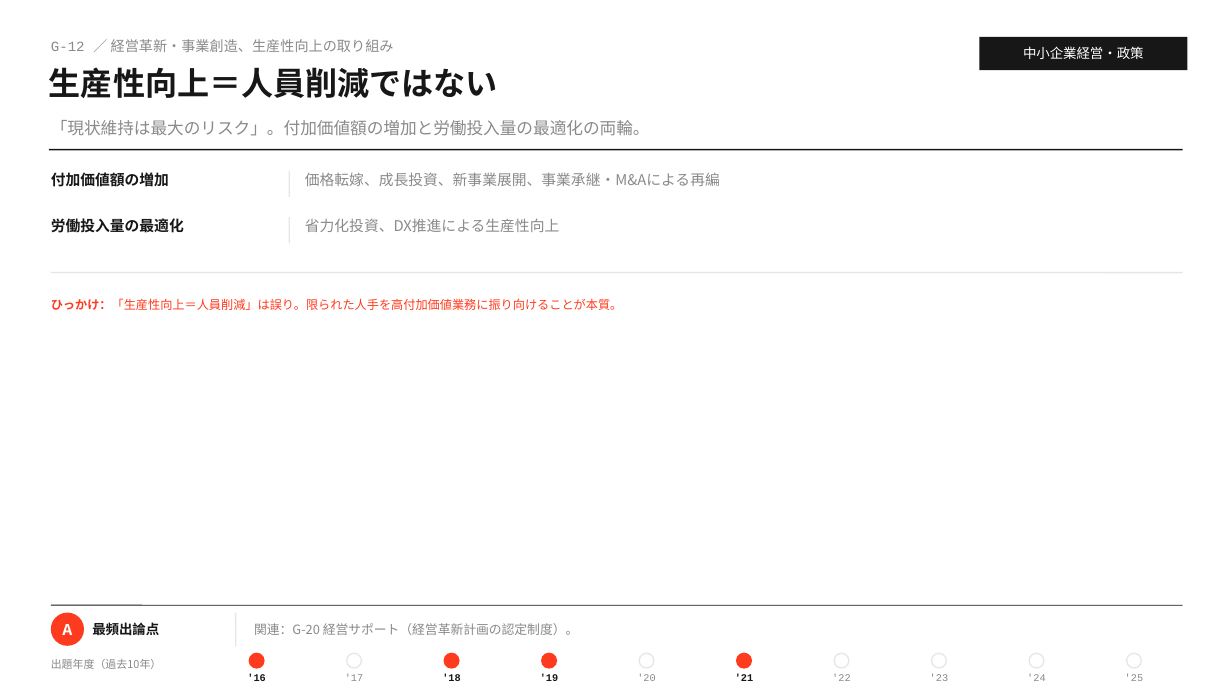
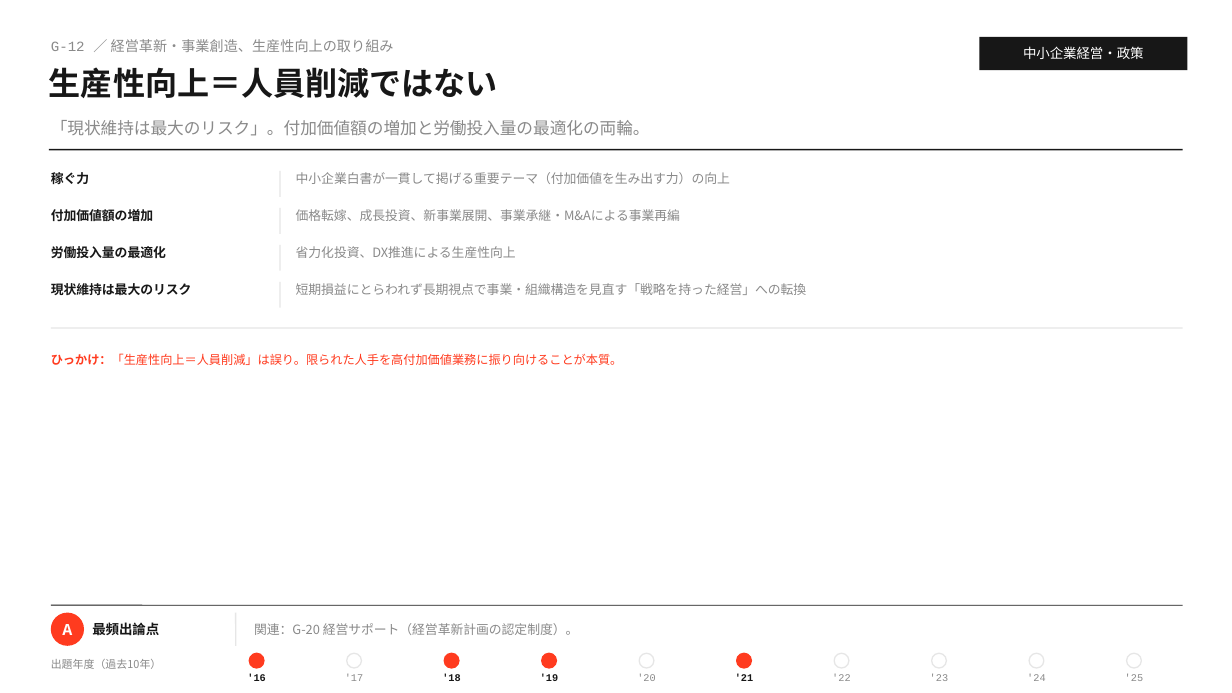
Before and after one commit to MasatoshiSano/SMEC, a slide deck: slide 20 of slides/1st_stage/G_sme_management_policy.pptx. Drawn at 1232x693 pixels with LibreOffice and Linux fonts; fonts in the diff are those of the drawing. Boxes give left, top, right and bottom in pixels: in the first picture for what was removed or moved away, otherwise in the second. Text is boxed around its words. In the diff, an @@ line names an element or a change of style, - is before the commit and + after.

```diff
--- a/slides/1st_stage/G_sme_management_policy.pptx
+++ b/slides/1st_stage/G_sme_management_policy.pptx
@@ text added at <box>51,172,89,184</box>, 10 pt, text #171717, bold @@
+稼ぐ力
@@ line moved from (289, 171) - (289, 197) to (280, 171) - (280, 197) @@
@@ text added at <box>296,172,730,184</box>, 10 pt, text #8A8A8A @@
+中小企業白書が一貫して掲げる重要テーマ（付加価値を生み出す力）の向上
@@ size 11.5 to 10 pt in 3 elements at <box>296,246,516,258</box>, <box>51,246,166,258</box>, <box>51,209,153,221</box> @@
@@ text "付加価値額の増加": place and size @@
-text "付加価値額の増加" at <box>51,172,169,187</box>
+text "付加価値額の増加" at <box>51,209,153,221</box>
@@ line moved from (289, 217) - (289, 243) to (280, 208) - (280, 234) @@
@@ text at <box>296,209,680,221</box>: text changed; size 11.5 to 10 pt @@
-価格転嫁、成長投資、新事業展開、事業承継・M&Aによる再編
+価格転嫁、成長投資、新事業展開、事業承継・M&Aによる事業再編
@@ text "労働投入量の最適化": place and size @@
-text "労働投入量の最適化" at <box>51,218,184,233</box>
+text "労働投入量の最適化" at <box>51,246,166,258</box>
@@ line added from (280, 245) to (280, 271), #E6E6E6 1 pt @@
@@ text "省力化投資、DX推進による生産性向上": place and size @@
-text "省力化投資、DX推進による生産性向上" at <box>305,218,559,232</box>
+text "省力化投資、DX推進による生産性向上" at <box>296,246,516,258</box>
@@ text added at <box>51,283,192,295</box>, 10 pt, text #171717, bold @@
+現状維持は最大のリスク
@@ line added from (280, 282) to (280, 308), #E6E6E6 1 pt @@
@@ text added at <box>296,283,807,295</box>, 10 pt, text #8A8A8A @@
+短期損益にとらわれず長期視点で事業・組織構造を見直す「戦略を持った経営」への転換
@@ line moved from (51, 273) - (1183, 273) to (51, 328) - (1183, 328) @@
@@ text "ひっかけ：「生産性向上＝人員削減」は誤り。限られた人手を高付加価値業務に振り向けることが本質。": place and size @@
-text "ひっかけ：「生産性向上＝人員削減」は誤り。限られた人手を高付加価値業務に振り向けることが本質。" at <box>51,298,623,310</box>
+text "ひっかけ：「生産性向上＝人員削減」は誤り。限られた人手を高付加価値業務に振り向けることが本質。" at <box>51,353,623,365</box>
```
Also in this commit, not shown: 11 other slides changed, 18 slides added, 2 other files.
